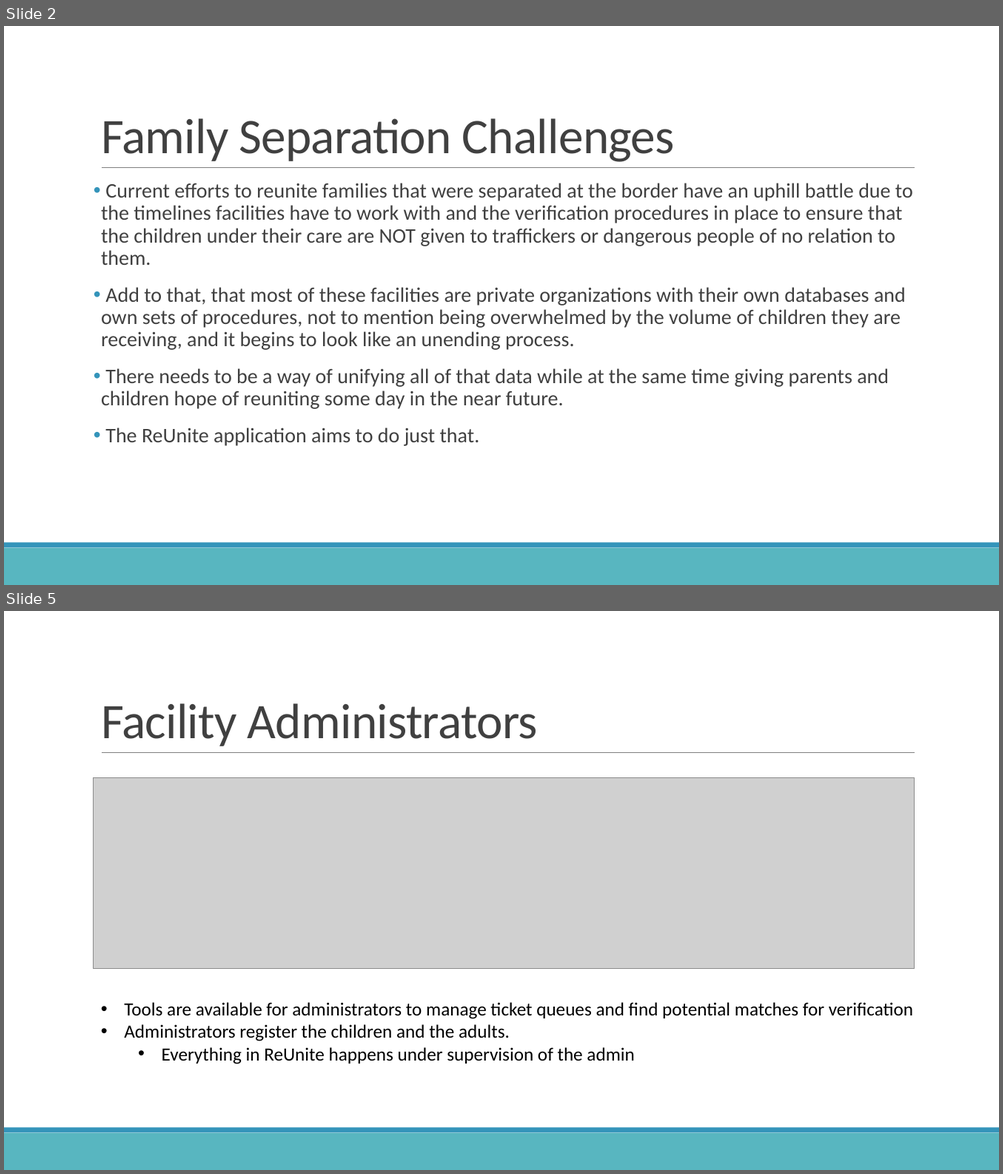
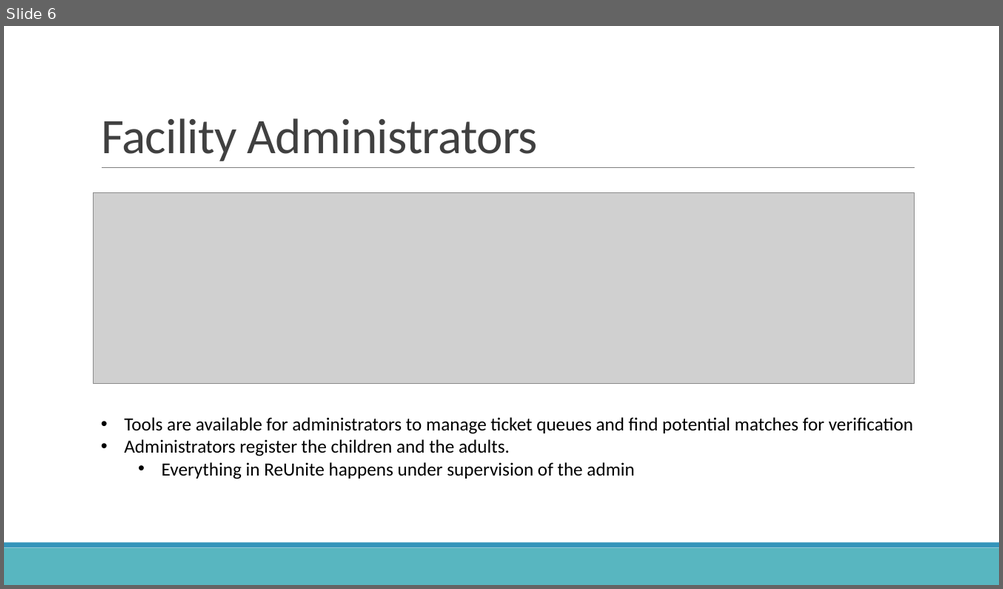
Before and after one commit to weirdaze/reunite, a slide deck: ReUnite Overview.pptx. Shown one above the other, each under a label of ours: slides 2 and 5 before the commit, slide 6 after it; the slides between them are not shown. The pictures are 1003x1174 and 1003x589 pixels, drawn with LibreOffice and Linux fonts; fonts in the diff are those of the drawing; grey boxes stand for pictures; background and template pictures are left out. Boxes give left, top, right and bottom in pixels: in the first picture for what was removed or moved away, otherwise in the second. Text is boxed around its words. In the diff, an @@ line names an element or a change of style, - is before the commit and + after.

Commit message:
Reunite pptx updated
updated the powerpoint deck

```diff
--- a/ReUnite Overview.pptx
+++ b/ReUnite Overview.pptx
@@ slide 2 removed at (4, 26, 999, 585), background #FFFFFF; not listed: 3 template elements that a slide beside it also shows @@
@@ title removed at (101, 118, 674, 162) @@
-Family Separation Challenges
@@ text removed at (101, 183, 913, 446) @@
-• Current efforts to reunite families that were separated at the border have an uphill battle due to the timelines facilities have to work with and the verification procedures in place to ensure that the children under their care are NOT given to traffickers or dangerous people of no relation to them.
-• Add to that, that most of these facilities are private organizations with their own databases and own sets of procedures, not to mention being overwhelmed by the volume of children they are receiving, and it begins to look like an unending process.
-• There needs to be a way of unifying all of that data while at the same time giving parents and children hope of reuniting some day in the near future.
-• The ReUnite application aims to do just that.
@@ what was slide 5 is now slide 6 @@
```
Also in this commit, not shown: 5 slides changed, 2 slides added, 2 other files.
